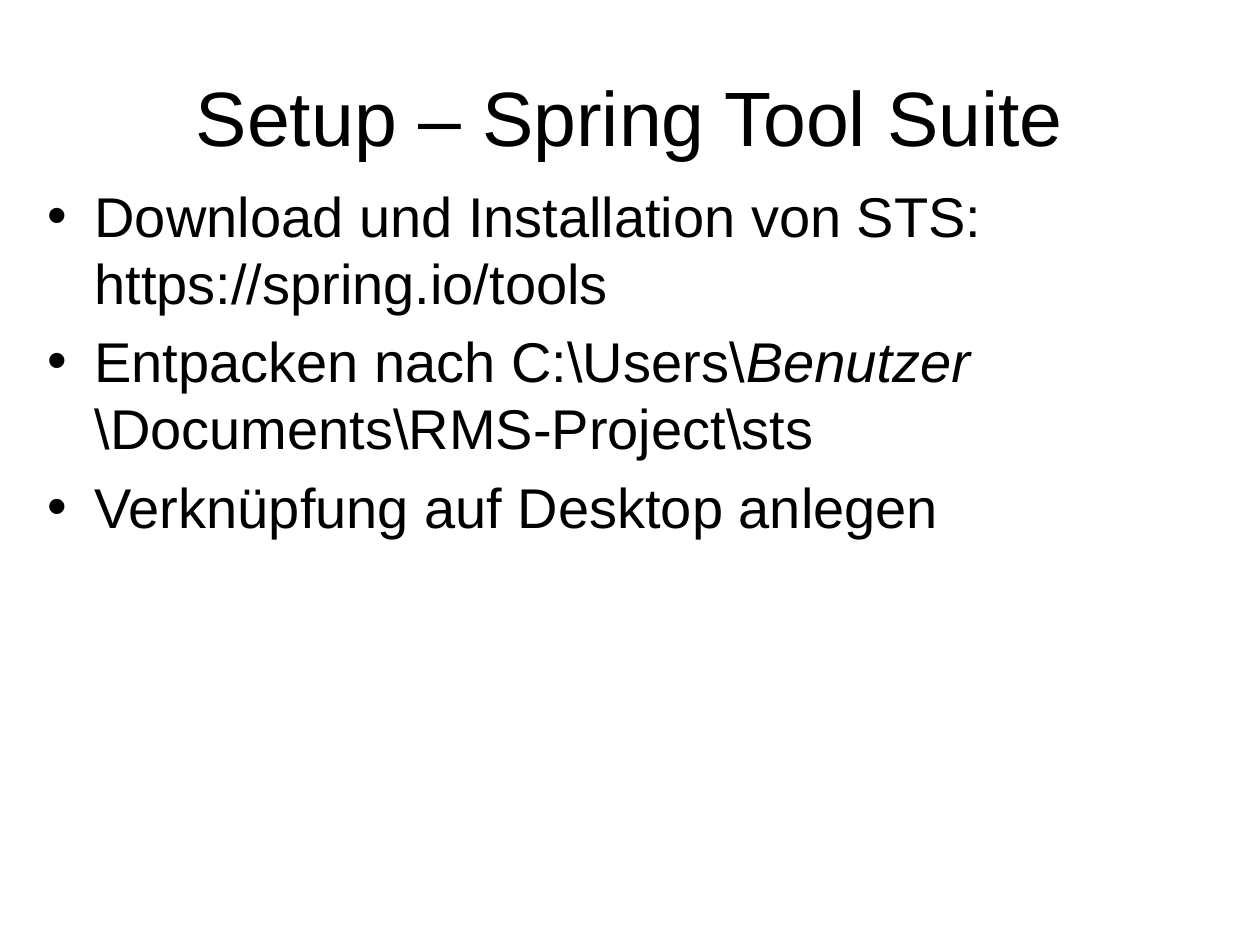
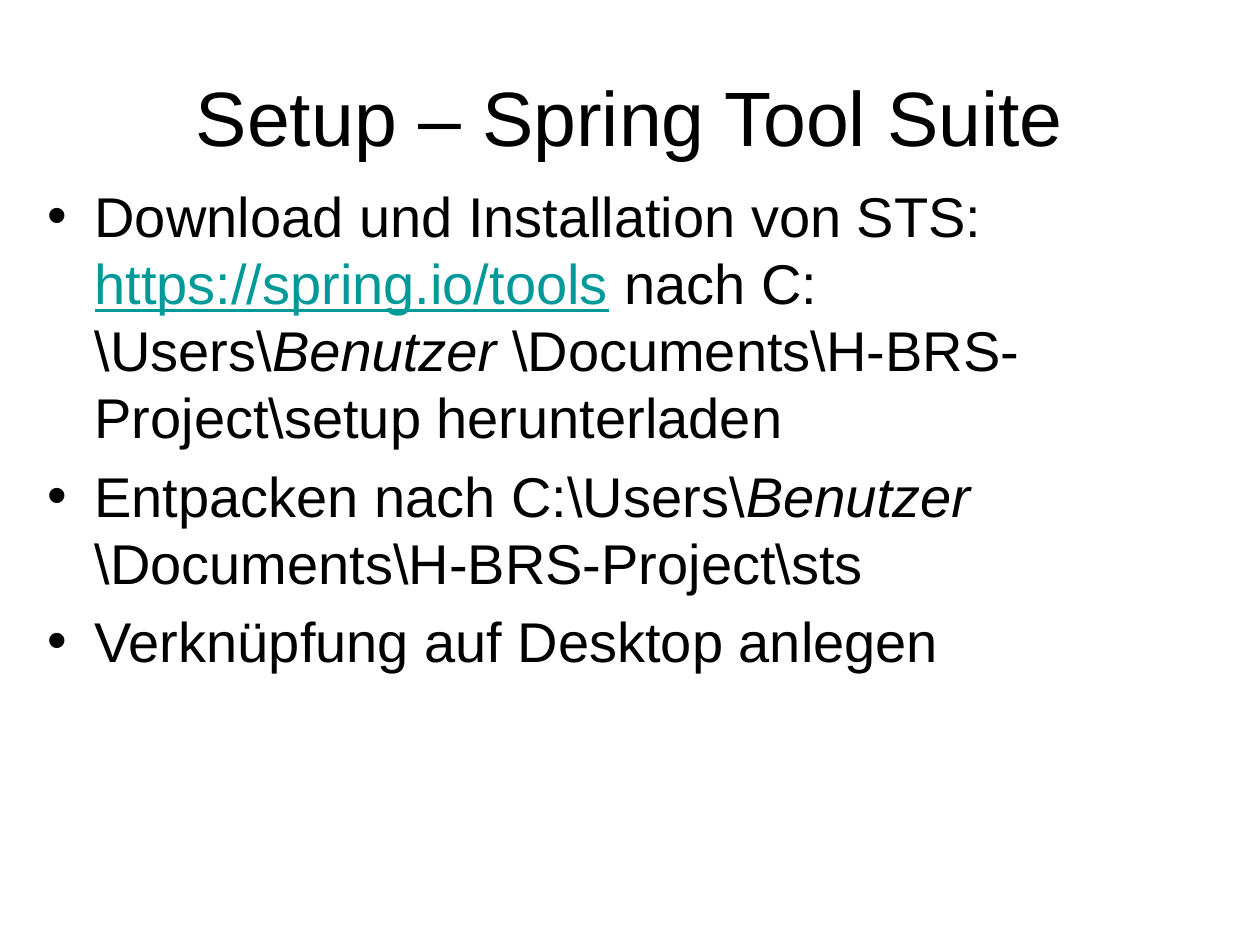
Before and after one commit to owronka/SubZeroMicroservices, a slide deck: slide 17 of doc/Resilient Microservices.pptx (slide 16 before the commit). Drawn at 1260x945 pixels with LibreOffice and Linux fonts; fonts in the diff are those of the drawing. Boxes give left, top, right and bottom in pixels: in the first picture for what was removed or moved away, otherwise in the second. Text is boxed around its words. In the diff, an @@ line names an element or a change of style, - is before the commit and + after.

```diff
--- a/doc/Resilient Microservices.pptx
+++ b/doc/Resilient Microservices.pptx
@@ text at box(95, 196, 1019, 595): text changed @@
-• Download und Installation von STS:
-  https://spring.io/tools
-• Entpacken nach C:\Users\Benutzer \Documents\RMS-Project\sts
+• Download und Installation von STS:
+  https://spring.io/tools nach C:\Users\Benutzer \Documents\H-BRS-Project\setup herunterladen
+• Entpacken nach C:\Users\Benutzer \Documents\H-BRS-Project\sts
```
Also in this commit, not shown: 6 other slides changed, 1 slide added.
